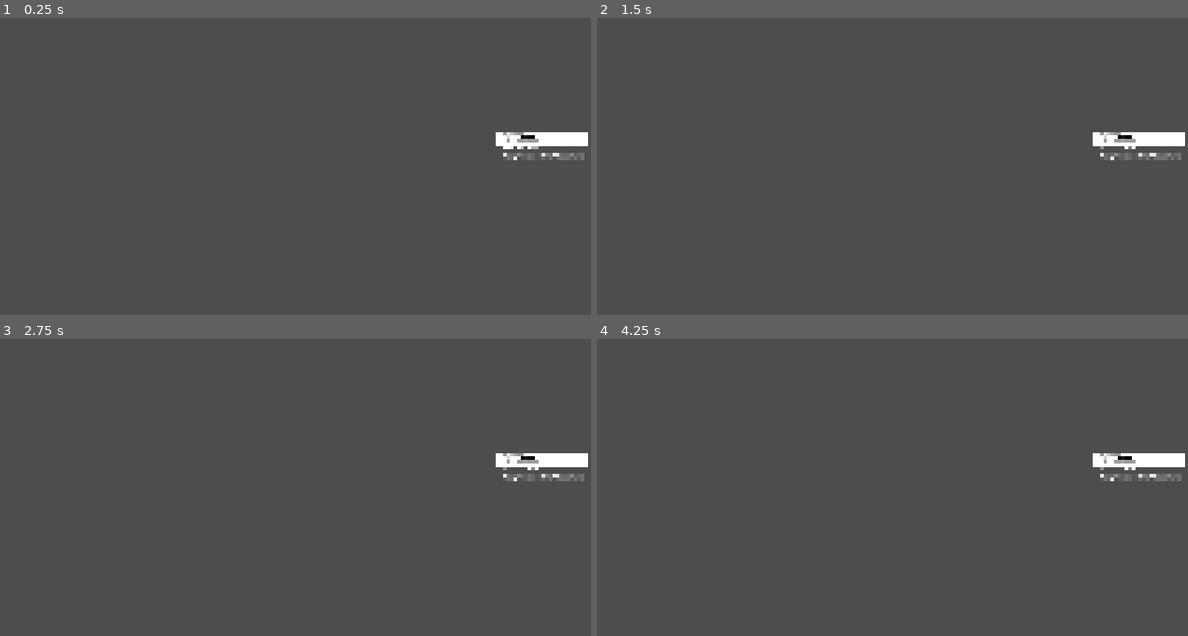
Above: before the commit, frames 1-4 (two rows, left to right).
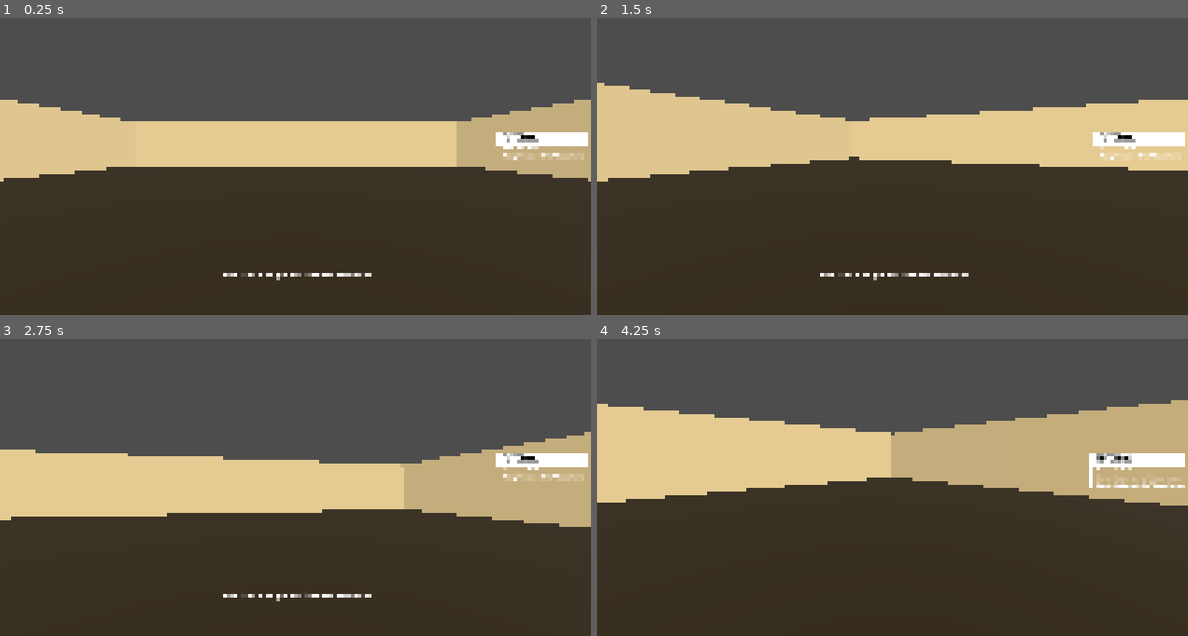
Above: after the commit, the same moments.

Repository: 100-Devs-1-Game/Boxedin
Game: Godot game, scene res://modules/main/main.tscn
The game is run twice, just before and just after one commit, with the same random seed, the same clock (stepped at 60 frames per second) and the same inputs.
Inputs (mouse positions are in pixels of both pictures, inside the frame that each line leads up to):
- Up to frame 1 (0.25 s): no input
- Up to frame 2 (1.5 s): tap Enter at 0.5 s; move the mouse to (922, 148) at 0.52 s; hold W (move_forward) from 0.53 s (still down); click (922, 148) at 0.6 s; tap Space (move_jump) at 0.77 s; tap E (interact) at 0.8, 1.35 s; move the mouse to (862, 151) at 1.27 s; click (862, 151) at 1.42 s
- Up to frame 3 (2.75 s): keep holding W (move_forward); tap Space (move_jump) at 1.52 s; right-click (265, 472) at 1.55 s; move the mouse to (307, 463) at 2.02 s; hold Right mouse button (rotate_obj) from 2.03 s (still down); click (307, 463) at 2.3 s
- Up to frame 4 (4.25 s): keep holding W (move_forward); move the mouse to (886, 475) at 2.77 s; release Right mouse button (rotate_obj) at 2.78 s; click (886, 475) at 2.85 s; tap Space (move_jump) at 3.02, 3.77 s; tap E (interact) at 3.05, 3.6 s; move the mouse to (933, 475) at 3.52 s; hold Right mouse button (rotate_obj) from 3.53 s (still down); click (933, 475) at 3.67 s; tap Keypad 2 (debug_2) at 4.15 s

The runs differ from the first frame. In frame 1, 66% of the frame differs, in the area x 0-100%, y 27-100%; in frame 2, 69%; in frame 3, 60%; in frame 4, 73%, in the area x 0-100%, y 20-100%.

Commit message:
feat: localization, tutorial first steps, joystick support

Diff:
--- a/src/assets/lang/localization.csv
+++ b/src/assets/lang/localization.csv
@@ -1,4 +1,23 @@
 key,en,de
 TUTORIAL,Tutorial,Tutorial
 TUT_TASK_MOVE,Move with {move_keys},Bewege dich mit {move_keys}
-TUT_TASK_TAKE_BOX,Pickup the box with {grab_key},Nehme das Packet mit {grab_key}
+TUT_TASK_TAKE_BOX,Pickup the box with {grab_key},Nimm die Kiste mit {grab_key}
+TUT_TASK_ROT_BOX,Rotate the box with {rotate_key},Drehe die Kiste mit {rotate_key}
+TUT_TASK_DROP_BOX,Carry the box into the truck and drop it using {grab_key},Trage die Kiste in den LKW und lege sie mit {grab_key} ab
+TUT_TASK_CLOSE_TRUCK,Get out of the truck and close it using {interact_key},Verlasse den LKW und schließe ihn mit {interact_key}
+TUT_TASK_LEAVE,Leave the building,Verlasse das Gebäude
+TUT_INFO_FIRST_BOX,Looks like we've got our first box of the day!,"Sieht so aus, als hätten wir unsere erste Kiste des Tages!"
+TUT_INFO_SORT,We need to sort everything and load it into the correct truck.,Wir müssen alles sortieren und in den richtigen LKW laden.
+TUT_INFO_GG,Absolutely phenomenal work! You crushed it!\n**thumbs up** **creepy smile lingers just a bit too long**,Absolut phänomenale Arbeit! Du hast es gerockt!\n**Daumen hoch** **grusliges Grinsen (hält etwas zu lange an)**
+TUT_INFO_END,"Best employee yet. Let’s call this training done.\nSee you tomorrow for your first shift. It will be just as easy as today.\n**deadpan stare, unblinking**",Bester Mitarbeiter bisher. Lass uns das Training für beendet erklären.\nWir sehen uns morgen zu deiner ersten Schicht. Es wird genauso einfach wie heute.\n**leerer Blick**
+JOY_AXIS_LEFT,Left Stick,
+JOY_AXIS_RIGHT,Right Stick,
+AXIS,Axis,
+JOY_AXIS_TRIGGER_LEFT,Left Trigger,
+JOY_AXIS_TRIGGER_RIGHT,Right Trigger,
+BUTTON,Button,
+MOUSE_BUTTON_LEFT,Left Mouse Button,
+MOUSE_BUTTON_MIDDLE,Middle Mouse Button,
+MOUSE_BUTTON_RIGHT,Right Mouse Button,
+JOY_BUTTON_RIGHT_SHOULDER,Right Shoulder Button,
+JOY_BUTTON_LEFT_SHOULDER,Left Shoulder Button,
--- a/src/global/keys.gd
+++ b/src/global/keys.gd
@@ -12,8 +12,13 @@
 		last_input_device = InputDevice.KEYBOARD
 	elif event is InputEventJoypadButton or event is InputEventJoypadMotion:
 		last_input_device = InputDevice.GAMEPAD
+	if Input.is_action_just_pressed("debug_3"):
+		if TranslationServer.get_locale() != "en":
+			TranslationServer.set_locale("en")
+		else:
+			TranslationServer.set_locale("de")
 
-func get_action_key(action_name: String) -> String:
+func get_action_key(action_name: StringName) -> String:
 	var last_device = last_input_device
 	var events = InputMap.action_get_events(action_name)
 	for event in events:
@@ -22,7 +27,7 @@
 				if event is InputEventKey:
 					return OS.get_keycode_string(event.physical_keycode)
 				elif event is InputEventMouse:
-					return event.as_text()
+					return get_mouse_button_name(event.button_mask)
 			InputDevice.GAMEPAD:
 				if event is InputEventJoypadButton:
 					return get_gamepad_button_name(event.button_index)
@@ -35,13 +40,21 @@
 		JOY_BUTTON_B: return "B"
 		JOY_BUTTON_X: return "X"
 		JOY_BUTTON_Y: return "Y"
-		_: return "Button " + str(index)
+		JOY_BUTTON_RIGHT_SHOULDER: return tr("JOY_BUTTON_RIGHT_SHOULDER")
+		JOY_BUTTON_LEFT_SHOULDER: return tr("JOY_BUTTON_LEFT_SHOULDER")
+		_: return tr("BUTTON")+" " + str(index)
 func get_gamepad_axis_name(axis: int) -> String:
 	match axis:
-		JOY_AXIS_LEFT_X: return "Left Stick"
-		JOY_AXIS_LEFT_Y: return "Left Stick"
-		JOY_AXIS_RIGHT_X: return "Right Stick"
-		JOY_AXIS_RIGHT_Y: return "Right Stick"
-		JOY_AXIS_TRIGGER_LEFT: return "Left Trigger"
-		JOY_AXIS_TRIGGER_RIGHT: return "Right Trigger"
-		_: return "Axis " + str(axis)
+		JOY_AXIS_LEFT_X: return tr("JOY_AXIS_LEFT")
+		JOY_AXIS_LEFT_Y: return tr("JOY_AXIS_LEFT")
+		JOY_AXIS_RIGHT_X: return tr("JOY_AXIS_RIGHT")
+		JOY_AXIS_RIGHT_Y: return tr("JOY_AXIS_RIGHT")
+		JOY_AXIS_TRIGGER_LEFT: return tr("JOY_AXIS_TRIGGER_LEFT")
+		JOY_AXIS_TRIGGER_RIGHT: return tr("JOY_AXIS_TRIGGER_RIGHT")
+		_: return tr("AXIS")+" " + str(axis)
+func get_mouse_button_name(index: int) -> String:
+	match index:
+		MOUSE_BUTTON_LEFT: return tr("MOUSE_BUTTON_LEFT")
+		MOUSE_BUTTON_MIDDLE: return tr("MOUSE_BUTTON_MIDDLE")
+		MOUSE_BUTTON_RIGHT: return tr("MOUSE_BUTTON_RIGHT")
+		_: return tr("BUTTON")+" " + str(index)
--- a/src/modules/box_spawner/box_spawner.tscn
+++ b/src/modules/box_spawner/box_spawner.tscn
@@ -1,7 +1,8 @@
-[gd_scene load_steps=5 format=3 uid="uid://dafqchdb8f6q2"]
+[gd_scene load_steps=6 format=3 uid="uid://dafqchdb8f6q2"]
 
 [ext_resource type="Script" uid="uid://cb3dplb3e06es" path="res://modules/box_spawner/box_spawner.gd" id="1_c40hg"]
 [ext_resource type="PackedScene" uid="uid://dsjytdqcxxtev" path="res://assets/codelitschi/models/box_spawner/box_spawner.glb" id="1_saru0"]
+[ext_resource type="PackedScene" uid="uid://btfijgmshcrxx" path="res://modules/box/box_01.tscn" id="3_5tmw5"]
 
 [sub_resource type="ConcavePolygonShape3D" id="ConcavePolygonShape3D_saru0"]
 data = PackedVector3Array(0.4118, 0, 0.4118, 0, 0, 0, 0.1507, 0, 0.5625, 0.1507, 0, 0.5625, 0.5625, 0.0625, 0.5625, 0.4 …(12026 unchanged characters)…
@@ -12,6 +13,7 @@
 [node name="BoxSpawner" instance=ExtResource("1_saru0")]
 transform = Transform3D(1.6, 0, 0, 0, 1.6, 0, 0, 0, 1.6, 0, 0, 0)
 script = ExtResource("1_c40hg")
+boxes = Array[PackedScene]([ExtResource("3_5tmw5")])
 
 [node name="SpawnPosition" type="Node3D" parent="." index="0"]
 transform = Transform3D(1, 0, 0, 0, 1, 0, 0, 0, 1, 0, 2.56609, 0)
--- a/src/modules/employee/employee.gd
+++ b/src/modules/employee/employee.gd
@@ -1,17 +1,27 @@
 extends CharacterBody3D
-
+class_name Employee
 const JUMP_VELOCITY   := 3.0
 const WALKING_SPEED   := 1.5
 const SPRINTING_SPEED := 3.0
 const CROUCHING_SPEED := 0.5
 const CROUCHING_DEPTH := 0.8
 const MOUSE_SENS      := 0.15
+const STICK_SENS      := 0.05
 const HALF_PI         := PI/2
 @export var interaction_raycast: RayCast3D
 @export var head: Node3D
 @export var hands: Node3D
 var is_crouching := false
 var current_speed := 1.0
+var is_item_rotated := false:
+	set(value):
+		if value == is_item_rotated:
+			return
+		is_item_rotated = value
+		item_rotation_status_changed.emit(value)
+signal item_picked_up(item: Item)
+signal item_dropped(item: Item)
+signal item_rotation_status_changed(is_item_rotated: bool)
 @onready var items_container := $/root/Main/Game/ItemsContainer
 func _ready() -> void:
 	Input.mouse_mode = Input.MOUSE_MODE_CAPTURED
@@ -22,14 +32,42 @@
 		if Input.is_action_pressed("rotate_obj") && hands.get_child_count() >= 1:
 			var obj_in_hand = hands.get_child(0) as Item
 			obj_in_hand.target_rot = obj_in_hand.target_rot - Vector3(deg_to_rad(-mouse_event.relative.y * MOUSE_SENS),0,deg_to_rad(-mouse_event.relative.x * MOUSE_SENS))
+			is_item_rotated = true
 		else:
 			rotate_y(deg_to_rad(-mouse_event.relative.x * MOUSE_SENS))
 			head.rotate_x(deg_to_rad(-mouse_event.relative.y * MOUSE_SENS))
 			var c_rotation = Vector3(clamp(head.rotation.x,-HALF_PI,HALF_PI),head.rotation.y,head.rotation.z)
 			head.rotation = c_rotation
+	if event is InputEventJoypadButton:
+		var joy_event := event as InputEventJoypadButton
+		if Input.is_action_pressed("rotate_obj") && hands.get_child_count() >= 1:
+			is_item_rotated = true
 	if Input.is_action_just_released("rotate_obj") && hands.get_child_count() >= 1:
 		var obj_in_hand = hands.get_child(0) as Item
 		obj_in_hand.target_rot = Vector3.ZERO
+		is_item_rotated = false
+func _process(delta: float) -> void:
+	var joy_x := Input.get_joy_axis(0, JOY_AXIS_RIGHT_X)
+	var joy_y := Input.get_joy_axis(0, JOY_AXIS_RIGHT_Y)
+
+	# Optional deadzone
+	if abs(joy_x) < 0.1: joy_x = 0.0
+	if abs(joy_y) < 0.1: joy_y = 0.0
+
+	if Input.is_action_pressed("rotate_obj") and hands.get_child_count() >= 1:
+		var obj_in_hand = hands.get_child(0) as Item
+		obj_in_hand.target_rot -= Vector3(
+			deg_to_rad(joy_y * STICK_SENS),
+			0,
+			deg_to_rad(-joy_x * STICK_SENS)
+		)
+		is_item_rotated = true
+	elif joy_x != 0.0 or joy_y != 0.0:
+		rotate_y(deg_to_rad(-joy_x * STICK_SENS))
+		head.rotate_x(deg_to_rad(-joy_y * STICK_SENS))
+		var clamped_rotation = Vector3(clamp(head.rotation.x, -HALF_PI, HALF_PI), head.rotation.y, head.rotation.z)
+		head.rotation = clamped_rotation
+
 
 func _physics_process(delta: float) -> void:
 #region Movement
@@ -66,6 +104,11 @@
 	velocity = vel
 	move_and_slide()
 #endregion
+#region OutOfBoundsReset
+	if global_position.y < -50:
+		global_position = Vector3.ZERO
+		velocity = Vector3.ZERO
+#endregion
 #region Interact
 	if interaction_raycast.is_colliding() && hands.get_child_count() == 0:
 		var collider = interaction_raycast.get_collider() as Node3D
@@ -82,6 +125,7 @@
 				item.collision = false
 				item.target_pos = Vector3.ZERO
 				item.target_rot = Vector3.ZERO
+				item_picked_up.emit(item)
 	else:
 		if hands.get_child_count() >= 1 && Input.is_action_just_pressed("grab"):
 			var item = hands.get_child(0)
@@ -95,4 +139,6 @@
 			item.target_pos = null
 			item.target_rot = null
 			item.collision = true
+			is_item_rotated = false
+			item_dropped.emit(item)
 #endregion
--- a/src/modules/level/level_tutorial.gd
+++ b/src/modules/level/level_tutorial.gd
@@ -1,51 +1,99 @@
 extends Node
+const STEP_MOVE := 0
+const STEP_TAKE_BOX := 1
+const STEP_ROTATE_BOX := 2
+const STEP_DROP_BOX := 3
+const STEP_CLOSE_TRUCK := 4
+const STEP_PRE_LEAVE := 5
+const STEP_LEAVE := 6
+@onready var employee: Employee = %Employee
 @onready var hud: Hud = $Hud
 var _s_font := "[font=res://addons/font/Jersey10-S.otf]"
 var _input_device := Keys.InputDevice.KEYBOARD
-var _current_step := 0:
+var _current_step := STEP_MOVE:
 	set(value):
 		_current_step = value
 		_redraw_tasks()
 # Called when the node enters the scene tree for the first time.
 func _ready() -> void:
-	hud.task_panel.title = tr("TUTORIAL")
-	var move_keys = Keys.get_action_key("move_forward")
-	if Keys.get_action_key("move_forward") != Keys.get_action_key("move_left"):
-		move_keys = Keys.get_action_key("move_forward")+Keys.get_action_key("move_left")+Keys.get_action_key("move_back")+Keys.get_action_key("move_right")
-	hud.task_panel.tasks = tr("TUT_TASK_MOVE").format({"move_keys": move_keys})
-	hud.task_panel.tasks += "\n"+tr("TUT_TASK_TAKE_BOX").format({"grab_key": Keys.get_action_key("grab")})
-
+	_redraw_tasks()
+	employee.item_picked_up.connect(_on_item_picked_up)
+	employee.item_rotation_status_changed.connect(_on_item_rotation_status_changed)
 
 func _input(_event: InputEvent) -> void:
 	if Keys.last_input_device != _input_device:
 		_input_device = Keys.last_input_device
 		_redraw_tasks()
-	if _current_step == 0 && Input.is_action_just_pressed("move_forward"):
+	if _current_step == STEP_MOVE && Input.is_action_just_pressed("move_forward"):
+		_current_step = STEP_TAKE_BOX
+	if Input.is_action_just_pressed("debug_2"):
 		_current_step += 1
+	if Input.is_action_just_pressed("debug_3"):
+		call_deferred("_redraw_tasks")
+
+func _on_item_picked_up(item: Item)-> void:
+	if item.item_type == "box" && _current_step == STEP_TAKE_BOX:
+		_current_step = STEP_ROTATE_BOX
+func _on_item_rotation_status_changed(is_rotated: bool)->void:
+	if _current_step == STEP_ROTATE_BOX && is_rotated:
+		_current_step = STEP_DROP_BOX
+func _get_move_keys() -> String:
+	var move_keys = Keys.get_action_key("move_forward")
+	if Keys.get_action_key("move_forward") != Keys.get_action_key("move_left"):
+		move_keys = Keys.get_action_key("move_forward")+Keys.get_action_key("move_left")+Keys.get_action_key("move_back")+Keys.get_action_key("move_right")
+	return move_keys
+func _strike(text: String) -> String:
+	return _s_font + text + "[/font]"
 
 func _redraw_tasks() -> void:
+	hud.task_panel.title = tr("TUTORIAL")
+	var f_keys = {
+		"move_keys": _get_move_keys(),
+		"grab_key": Keys.get_action_key("grab"),
+		"rotate_key": Keys.get_action_key("rotate_obj"),
+		"interact_key": Keys.get_action_key("interact")
+	}
+	var tasks := []
 	match _current_step:
-		0:
-			hud.task_panel.title = tr("TUTORIAL")
-			var move_keys = Keys.get_action_key("move_forward")
-			if Keys.get_action_key("move_forward") != Keys.get_action_key("move_left"):
-				move_keys = Keys.get_action_key("move_forward")+Keys.get_action_key("move_left")+Keys.get_action_key("move_back")+Keys.get_action_key("move_right")
-			var move = tr("TUT_TASK_MOVE").format({"move_keys": move_keys})
-			var take = tr("TUT_TASK_TAKE_BOX").format({"grab_key": Keys.get_action_key("grab")})
-			hud.task_panel.tasks = "\n".join([move, take])
-		1:
-			hud.task_panel.title = tr("TUTORIAL")
-			var move_keys = Keys.get_action_key("move_forward")
-			if Keys.get_action_key("move_forward") != Keys.get_action_key("move_left"):
-				move_keys = Keys.get_action_key("move_forward")+Keys.get_action_key("move_left")+Keys.get_action_key("move_back")+Keys.get_action_key("move_right")
-			var move = _s_font+tr("TUT_TASK_MOVE").format({"move_keys": move_keys})+"[/font]"
-			var take = tr("TUT_TASK_TAKE_BOX").format({"grab_key": Keys.get_action_key("grab")})
-			hud.task_panel.tasks = "\n".join([move, take])
-		2:
-			hud.task_panel.title = tr("TUTORIAL")
-			var move_keys = Keys.get_action_key("move_forward")
-			if Keys.get_action_key("move_forward") != Keys.get_action_key("move_left"):
-				move_keys = Keys.get_action_key("move_forward")+Keys.get_action_key("move_left")+Keys.get_action_key("move_back")+Keys.get_action_key("move_right")
-			var move = _s_font+tr("TUT_TASK_MOVE").format({"move_keys": move_keys})+"[/font]"
-			var take = _s_font+tr("TUT_TASK_TAKE_BOX").format({"grab_key": Keys.get_action_key("grab")})+"[/font]"
-			hud.task_panel.tasks = "\n".join([move, take])
+		STEP_MOVE:
+			tasks.append(tr("TUT_TASK_MOVE").format(f_keys))
+			tasks.append(tr("TUT_TASK_TAKE_BOX").format(f_keys))
+			hud.info.text = tr("TUT_INFO_FIRST_BOX")
+		STEP_TAKE_BOX:
+			tasks.append(_strike(tr("TUT_TASK_MOVE").format(f_keys)))
+			tasks.append(tr("TUT_TASK_TAKE_BOX").format(f_keys))
+			hud.info.text = tr("TUT_INFO_FIRST_BOX")
+		STEP_ROTATE_BOX:
+			tasks.append(_strike(tr("TUT_TASK_MOVE").format(f_keys)))
+			tasks.append(_strike(tr("TUT_TASK_TAKE_BOX").format(f_keys)))
+			tasks.append(tr("TUT_TASK_ROT_BOX").format(f_keys))
+			hud.info.text = tr("")
+		STEP_DROP_BOX:
+			tasks.append(_strike(tr("TUT_TASK_MOVE").format(f_keys)))
+			tasks.append(_strike(tr("TUT_TASK_TAKE_BOX").format(f_keys)))
+			tasks.append(_strike(tr("TUT_TASK_ROT_BOX").format(f_keys)))
+			tasks.append(tr("TUT_TASK_DROP_BOX").format(f_keys))
+			hud.info.text = tr("TUT_INFO_SORT")
+		STEP_CLOSE_TRUCK:
+			tasks.append(_strike(tr("TUT_TASK_MOVE").format(f_keys)))
+			tasks.append(_strike(tr("TUT_TASK_TAKE_BOX").format(f_keys)))
+			tasks.append(_strike(tr("TUT_TASK_ROT_BOX").format(f_keys)))
+			tasks.append(_strike(tr("TUT_TASK_DROP_BOX").format(f_keys)))
+			tasks.append(tr("TUT_TASK_CLOSE_TRUCK").format(f_keys))
+			hud.info.text = ""
+		STEP_PRE_LEAVE:
+			tasks.append(_strike(tr("TUT_TASK_MOVE").format(f_keys)))
+			tasks.append(_strike(tr("TUT_TASK_TAKE_BOX").format(f_keys)))
+			tasks.append(_strike(tr("TUT_TASK_ROT_BOX").format(f_keys)))
+			tasks.append(_strike(tr("TUT_TASK_DROP_BOX").format(f_keys)))
+			tasks.append(_strike(tr("TUT_TASK_CLOSE_TRUCK").format(f_keys)))
+			hud.info.text = "TUT_INFO_GG"
+		STEP_LEAVE:
+			tasks.append(_strike(tr("TUT_TASK_MOVE").format(f_keys)))
+			tasks.append(_strike(tr("TUT_TASK_TAKE_BOX").format(f_keys)))
+			tasks.append(_strike(tr("TUT_TASK_ROT_BOX").format(f_keys)))
+			tasks.append(_strike(tr("TUT_TASK_DROP_BOX").format(f_keys)))
+			tasks.append(_strike(tr("TUT_TASK_CLOSE_TRUCK").format(f_keys)))
+			tasks.append(tr("TUT_TASK_LEAVE").format(f_keys))
+			hud.info.text = "TUT_INFO_END"
+	hud.task_panel.tasks = "\n".join(tasks)
--- a/src/modules/level/level_tutorial.tscn
+++ b/src/modules/level/level_tutorial.tscn
@@ -1,9 +1,18 @@
-[gd_scene load_steps=5 format=3 uid="uid://dhehcyh3pvwcy"]
+[gd_scene load_steps=8 format=3 uid="uid://dhehcyh3pvwcy"]
 
 [ext_resource type="Script" uid="uid://otjqbusnts3v" path="res://modules/level/level_tutorial.gd" id="1_7rq0e"]
 [ext_resource type="PackedScene" uid="uid://dvcdor4ehvi8w" path="res://modules/ui/hud/hud.tscn" id="2_is5gb"]
 [ext_resource type="PackedScene" uid="uid://ba0mwtj67dw17" path="res://modules/esc/esc.tscn" id="3_g5p0s"]
 [ext_resource type="PackedScene" uid="uid://bp23ac0lihbo5" path="res://modules/employee/employee.tscn" id="4_87mv8"]
+[ext_resource type="PackedScene" uid="uid://dafqchdb8f6q2" path="res://modules/box_spawner/box_spawner.tscn" id="5_87mv8"]
+
+[sub_resource type="StandardMaterial3D" id="StandardMaterial3D_o2hum"]
+diffuse_mode = 3
+albedo_color = Color(0.178126, 0.137123, 0.0395196, 1)
+
+[sub_resource type="StandardMaterial3D" id="StandardMaterial3D_g5p0s"]
+diffuse_mode = 3
+albedo_color = Color(0.933233, 0.826151, 0.589932, 1)
 
 [node name="LevelTutorial" type="Node"]
 script = ExtResource("1_7rq0e")
@@ -13,3 +22,56 @@
 [node name="Esc" parent="." instance=ExtResource("3_g5p0s")]
 
 [node name="Employee" parent="." instance=ExtResource("4_87mv8")]
+unique_name_in_owner = true
+
+[node name="Map" type="Node" parent="."]
+
+[node name="Floor" type="CSGBox3D" parent="Map"]
+transform = Transform3D(1, 0, 0, 0, 1, 0, 0, 0, 1, 0, -2.5, 0)
+use_collision = true
+size = Vector3(30, 5, 40)
+material = SubResource("StandardMaterial3D_o2hum")
+
+[node name="Wall1" type="CSGBox3D" parent="Map"]
+transform = Transform3D(1, 0, 0, 0, 1, 0, 0, 0, 1, 0, 1.5, 20)
+use_collision = true
+size = Vector3(30, 5, 1)
+material = SubResource("StandardMaterial3D_g5p0s")
+
+[node name="Wall2" type="CSGBox3D" parent="Map"]
+transform = Transform3D(1, 0, 0, 0, 1, 0, 0, 0, 1, 0, 1.5, -20)
+use_collision = true
+size = Vector3(30, 5, 1)
+material = SubResource("StandardMaterial3D_g5p0s")
+
+[node name="Wall3" type="CSGBox3D" parent="Map"]
+transform = Transform3D(1, 0, 0, 0, 1, 0, 0, 0, 1, 15, 1.5, 0)
+use_collision = true
+size = Vector3(1, 5, 40)
+material = SubResource("StandardMaterial3D_g5p0s")
+
+[node name="Wall4" type="CSGBox3D" parent="Map"]
+transform = Transform3D(1, 0, 0, 0, 1, 0, 0, 0, 1, -15, 1.5, 0)
+use_collision = true
+size = Vector3(1, 5, 40)
+material = SubResource("StandardMaterial3D_g5p0s")
+
+[node name="BoxSpawner" parent="Map" instance=ExtResource("5_87mv8")]
+transform = Transform3D(1.6, 0, 0, 0, 1.6, 0, 0, 0, 1.6, 0, 4, 0)
+
+[node name="SpotLight3D" type="SpotLight3D" parent="Map"]
+transform = Transform3D(1, 0, 0, 0, -4.37114e-08, 1, 0, -1, -4.37114e-08, 0, 8.69999, 0)
+light_energy = 5.0
+light_indirect_energy = 3.0
+shadow_enabled = true
+spot_range = 20.0
+spot_attenuation = 0.0
+spot_angle = 13.67
+
+[node name="DirectionalLight3D2" type="DirectionalLight3D" parent="Map"]
+transform = Transform3D(0.840567, 0.452764, -0.29741, 0, -0.549023, -0.835807, -0.541708, 0.702552, -0.46149, 80.5716, 49.1191, 0)
+light_energy = 0.5
+sky_mode = 1
+
+[node name="DirectionalLight3D" type="DirectionalLight3D" parent="Map"]
+transform = Transform3D(0.840935, -0.452405, 0.296914, 0, 0.548687, 0.836028, -0.541136, -0.703045, 0.46141, 80.5716, 49.1191, 0)
--- a/src/modules/ui/hud/hud.gd
+++ b/src/modules/ui/hud/hud.gd
@@ -1,3 +1,4 @@
 extends Control
 class_name Hud
 @onready var task_panel: TaskPanel = $TaskPanel
+@onready var info: RichTextLabel = %Info
--- a/src/modules/ui/hud/hud.tscn
+++ b/src/modules/ui/hud/hud.tscn
@@ -83,3 +83,26 @@
 [font=res://addons/font/Jersey10-S.otf]test test[/font][/ul]"
 fit_content = true
 autowrap_mode = 0
+
+[node name="InfoMargin" type="MarginContainer" parent="."]
+layout_mode = 1
+anchors_preset = 12
+anchor_top = 1.0
+anchor_right = 1.0
+anchor_bottom = 1.0
+grow_horizontal = 2
+grow_vertical = 0
+theme_override_constants/margin_left = 200
+theme_override_constants/margin_right = 200
+theme_override_constants/margin_bottom = 100
+
+[node name="Info" type="RichTextLabel" parent="InfoMargin"]
+unique_name_in_owner = true
+custom_minimum_size = Vector2(0, 200)
+layout_mode = 2
+theme_override_font_sizes/normal_font_size = 64
+text = "Test test test test test test test test test test test test test test test test test test test test test test test test test test test test test test test test test test test test test test test test test test test test test test test test test test test test test test test test test test test test test test test test test test test test test test."
+fit_content = true
+scroll_active = false
+shortcut_keys_enabled = false
+horizontal_alignment = 1
--- a/src/project.godot
+++ b/src/project.godot
@@ -124,6 +124,12 @@
 rotate_obj={
 "deadzone": 0.2,
 "events": [Object(InputEventMouseButton,"resource_local_to_scene":false,"resource_name":"","device":-1,"window_id":0,"a …(258 unchanged characters)…
+, Object(InputEventJoypadButton,"resource_local_to_scene":false,"resource_name":"","device":-1,"button_index":9,"pressure":0.0,"pressed":true,"script":null)
+]
+}
+debug_3={
+"deadzone": 0.2,
+"events": [Object(InputEventKey,"resource_local_to_scene":false,"resource_name":"","device":-1,"window_id":0,"alt_pressed":false,"shift_pressed":false,"ctrl_pressed":false,"meta_pressed":false,"pressed":false,"keycode":0,"physical_keycode":4194441,"key_label":0,"unicode":51,"location":0,"echo":false,"script":null)
 ]
 }
 
